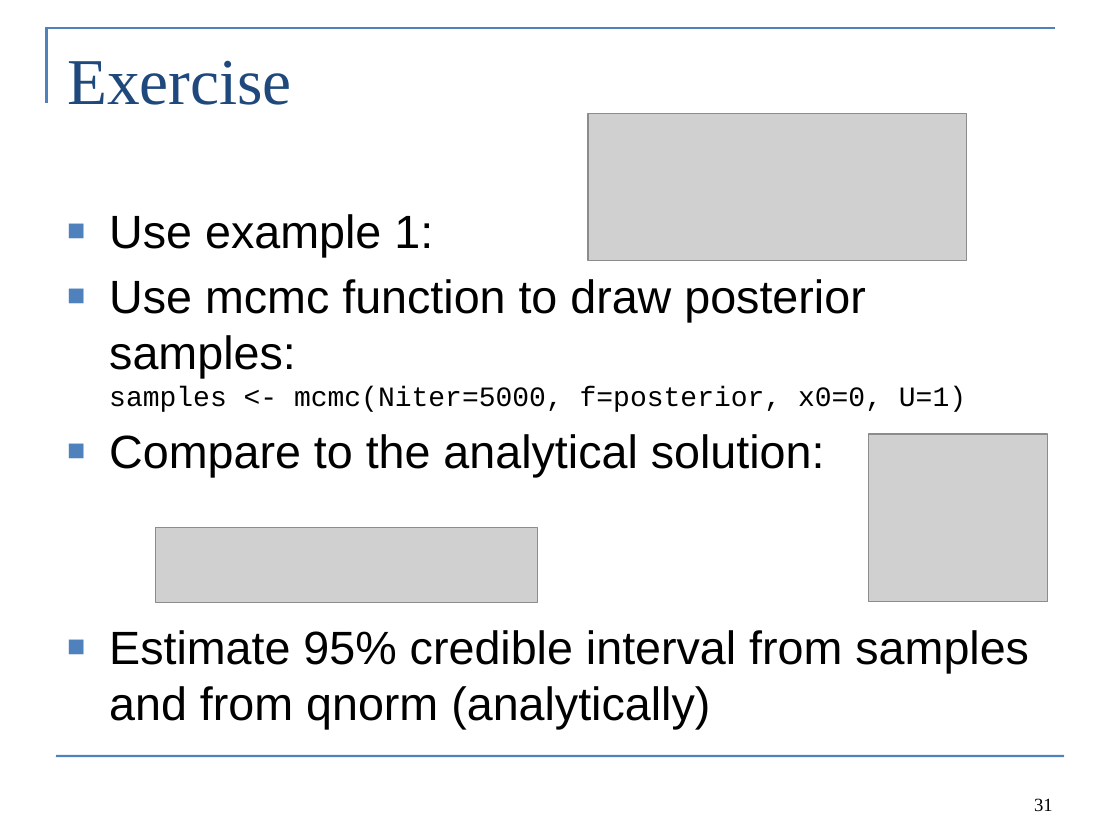
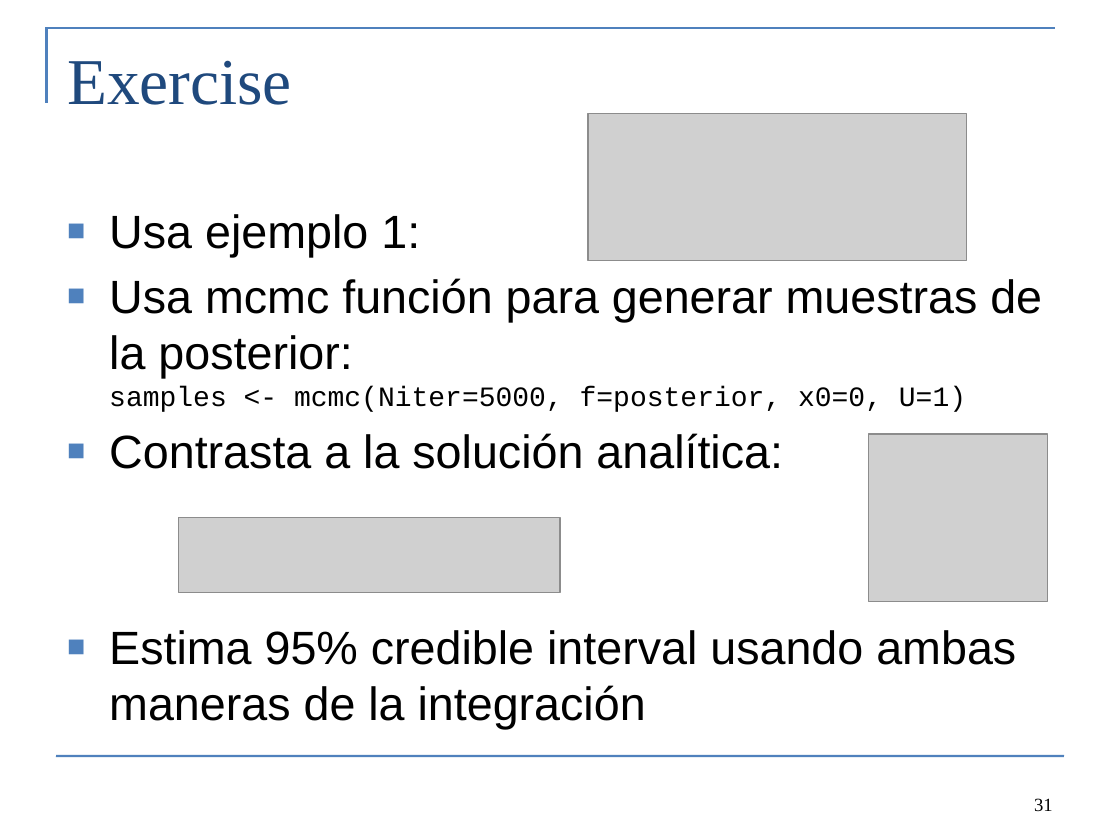
Before and after one commit to colemonnahan/bayes_workshop, a slide deck: slide 31 of dia2/lecture2_bayes.pptx. Drawn at 1120x840 pixels with LibreOffice and Linux fonts; fonts in the diff are those of the drawing; grey boxes stand for pictures. Boxes give left, top, right and bottom in pixels: in the first picture for what was removed or moved away, otherwise in the second. Text is boxed around its words. In the diff, an @@ line names an element or a change of style, - is before the commit and + after.

```diff
--- a/dia2/lecture2_bayes.pptx
+++ b/dia2/lecture2_bayes.pptx
@@ text at [109, 214, 1042, 729]: text changed @@
-■ Use example 1:
-■ Use mcmc function to draw posterior samples:
-  samples <- mcmc(Niter=5000, f=posterior, x0=0, U=1)
-■ Compare to the analytical solution:
-■ Estimate 95% credible interval from samples and from qnorm (analytically)
+■ Usa ejemplo 1:
+■ Usa mcmc función para generar muestras de la posterior:
+  samples <- mcmc(Niter=5000, f=posterior, x0=0, U=1)
+■ Contrasta a la solución analítica:
+■ Estima 95% credible interval usando ambas maneras de la integración
@@ picture: place and size @@
-picture at [156, 528, 538, 603]
+picture at [178, 517, 560, 592]
```
Also in this commit, not shown: 18 other slides changed, 4 other files.
